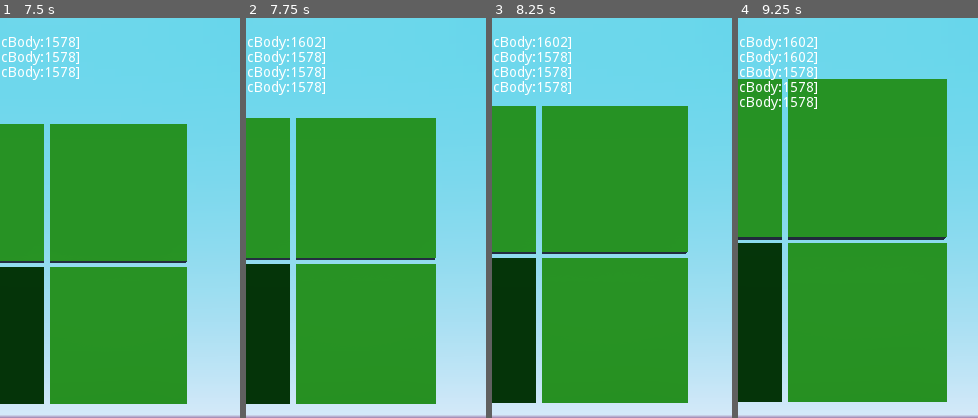
Above: before the commit, frames 1-4 (left to right).
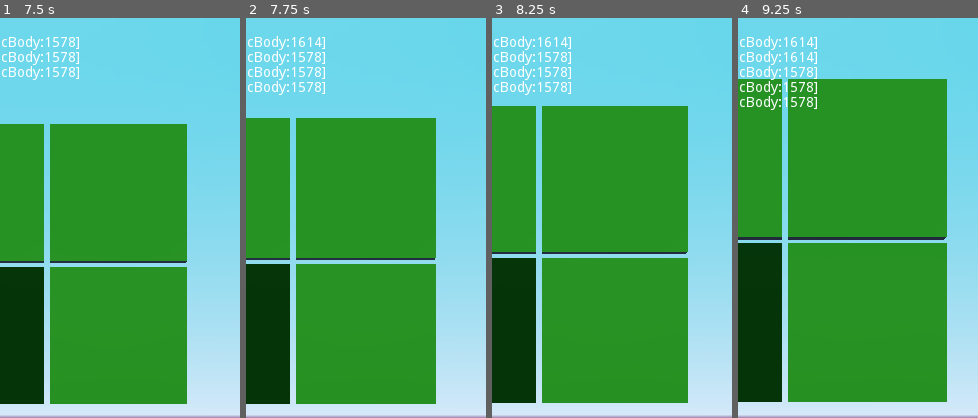
Above: after the commit, the same moments.

Repository: bentles/Tetra
Game: Godot game, scene res://Game.tscn
The game is run twice, just before and just after one commit, with the same random seed, the same clock (stepped at 60 frames per second) and the same inputs.
Inputs (mouse positions are % of the whole screen's width and height, from its top left):
- Up to frame 1 (7.5 s): tap Enter at 0.5, 4.25, 5.75 s; move the mouse to (72, 45) at 0.52 s; click (72, 45) at 0.67 s; drag from (30, 55) to (45, 70) at 1.27 s; move the mouse to (60, 28) at 2.02 s; click (60, 28) at 2.17 s; tap Space at 2.75, 5, 6.5 s; drag from (45, 70) to (20, 35) at 2.77 s; move the mouse to (80, 65) at 3.52 s; click (80, 65) at 3.67 s; drag from (20, 35) to (35, 25) at 4.27 s; move the mouse to (55, 50) at 5.02 s; click (55, 50) at 5.17 s; drag from (35, 25) to (30, 55) at 5.77 s; move the mouse to (72, 45) at 6.52 s; click (72, 45) at 6.67 s; drag from (30, 55) to (45, 70) at 7.27 s
- Up to frame 2 (7.75 s): no input
- Up to frame 3 (8.25 s): move the mouse to (60, 28) at 8.02 s; click (60, 28) at 8.17 s
- Up to frame 4 (9.25 s): drag from (45, 70) to (20, 35) at 8.77 s
The pictures show only the part of the screen within x 40-90%, y 0-50%; the shares and areas given below are measured in that part.

Frame 1 is identical in both runs. In frame 2, less than 0.1% of the frame differs, in the area x 25-32%, y 4-8%; in frame 3, less than 0.1%; in frame 4, 0.2%, in the area x 25-32%, y 4-11%.

Commit message:
added domino flip :O

Diff:
--- a/Tetra/Tetra.gd
+++ b/Tetra/Tetra.gd
@@ -7,8 +7,11 @@
 var flipped := false
 var is_split := false
 var children := []
-var to_middle: Vector2
 var depth = 0
+
+const UPPER_BOUND = 8
+var x_bounds = [0, UPPER_BOUND]
+var y_bounds = [0, UPPER_BOUND]
 
 export var is_interactive: bool = true
 
@@ -29,14 +32,14 @@
 func _create_children():
 	var gap_offset = gap * pow(2, depth)
 	var scale = (5 - (gap_offset * 2)) / 10
-	for i in [-1, 1]:
-		for j in [-1, 1]:
+	for y in [-1, 1]:
+		for x in [-1, 1]:
 			var tetra = Tetra.instance()
 			tetra.scale_revert = scale_revert * (1/scale)
 			tetra.is_interactive = is_interactive
 			tetra.depth = depth + 1
-			tetra.to_middle = Vector2(-i, -j)
-			tetra.translate(Vector3(i * (2.5 + gap_offset),j * (2.5 + gap_offset), 0))
+			tetra.calculate_bounds(x,y, x_bounds, y_bounds)
+			tetra.translate(Vector3(x * (2.5 + gap_offset), y * (2.5 + gap_offset), 0))
 			tetra.scale_object_local(Vector3(scale, scale, scale))
 			children.push_back(tetra)
 
@@ -58,6 +61,8 @@
 		for child in children:
 			all += child.flatten()
 		return all
+
+
 
 func random_operation(n: int, rng: RandomNumberGenerator):
 	if n == 0:
@@ -99,9 +104,58 @@
 	else:
 		get_parent().bubble_change()
 
-func flip(relative: Vector2):
-	var dragY = relative.dot(Vector2.UP)
-	var dragX = relative.dot(Vector2.LEFT)
+func calculate_bounds(x,y, x_bds, y_bds):
+	var change = UPPER_BOUND >> depth # :)
+	x_bounds = _calc_bound(change, x, x_bds)
+	y_bounds = _calc_bound(change, y, y_bds)
+	pass
+
+func _calc_bound(change, direction, bound):
+	var bound_copy = bound.duplicate()
+	if direction > 0:
+		bound_copy[0] += change
+	else:
+		bound_copy[1] -= change
+	return bound_copy
+
+func should_domino(x_bds, y_bds, direction: Vector2):
+	if is_split:
+		for child in children:
+			child.should_domino(x_bds, y_bds, direction)
+	else:
+		var in_range = false
+		if (abs(direction.x) > abs(direction.y)):
+			in_range = _check_ranges(y_bds, y_bounds, x_bds, x_bounds, direction.x > 0)
+		else:
+			in_range = _check_ranges(x_bds, x_bounds, y_bds, y_bounds, direction.y < 0)
+		if in_range:
+			domino_flip(direction)
+	pass
+
+func _check_ranges(is_align, with_align, is_adjacent, with_adjacent, forwards: bool):
+	var aligned = is_align[0] < with_align[1] && with_align[0] < is_align[1]
+
+	var adjacent = false
+	if forwards:
+		adjacent = is_adjacent[1] == with_adjacent[0]
+	else:
+		adjacent = is_adjacent[0] == with_adjacent[1]
+
+	return aligned && adjacent
+
+func domino_flip(direction: Vector2):
+		flip(direction)
+
+		var tetra = self
+		while tetra.depth > 0:
+			tetra = tetra.get_parent()
+
+		tetra.should_domino(x_bounds, y_bounds, direction)
+		pass
+
+func flip(direction: Vector2):
+	var dragY = direction.dot(Vector2.UP)
+	var dragX = direction.dot(Vector2.LEFT)
 
 	var vertical = abs(dragY) > abs(dragX)
 	var drag = dragY if vertical else dragX
@@ -166,13 +220,13 @@
 	if (event.event_type == GameInputEvent.SWIPE):
 		flip(event.end_pos - event.pressed_pos)
 	if (event.event_type == GameInputEvent.FAST_SWIPE):
-		flip(event.end_pos - event.pressed_pos)
+		domino_flip(event.end_pos - event.pressed_pos)
 
 func _on_AnimationPlayer_animation_finished(anim_name):
 	if !is_interactive:
 		return
 
-	if (anim_name == "flip" || anim_name == "flip2"):
+	if "flip" in anim_name:
 		flipping = false
 	pass # Replace with function body.
 
